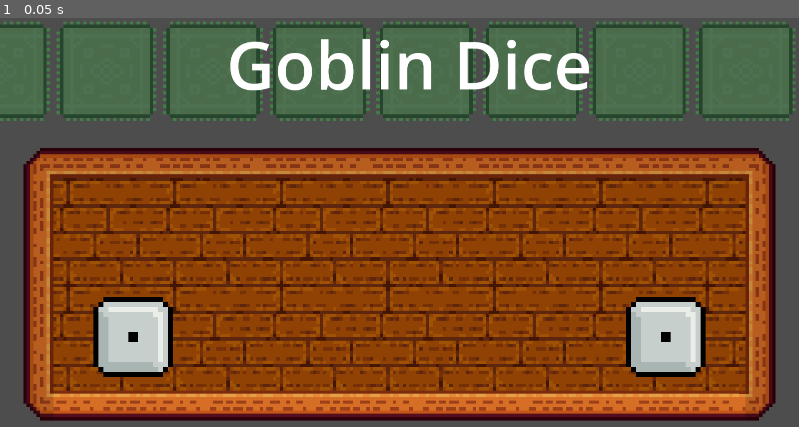
Above: before the commit, frame 1.
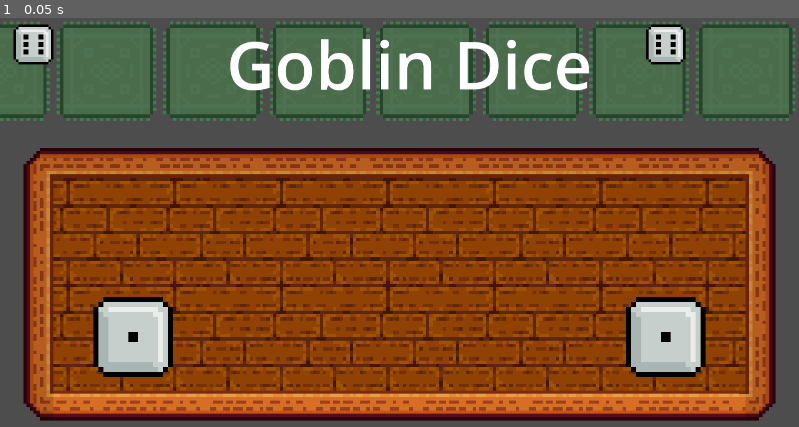
Above: after the commit, the same moment.

Repository: coal-rock/wolfjam24
Game: Godot game, scene res://scenes/battle.tscn
Same seed, same stepped clock (60 frames per second), same inputs: the game is played once before the commit and once after it.
Inputs:
- Up to frame 1 (0.05 s): no input

The runs differ from the first frame. In frame 1, 0.9% of the frame differs, in the area x 1-86%, y 1-12%.

Commit message:
i don't even remember what i did atp

Diff:
--- a/scripts/battle.gd
+++ b/scripts/battle.gd
@@ -60,17 +60,21 @@
 		print("BOTH ROLL")
 		dice1.is_rolled = false
 		dice2.is_rolled = false
-		timer.wait_time = 1.0
+		timer.wait_time = 0.5
 		timer.one_shot = true
 		timer.start()
 
 		if dice1.last_roll == 6 && dice2.last_roll == 6:
 			print("implement")
+			dice1.event_counter = 0
+			dice2.event_counter = 0
 			return
 
 		# if both are the same do qte
 		if dice1.spr.frame == dice2.spr.frame && dice1.score > 0 && dice2.score > 0:
 			qte_is_battle = false
+			dice1.event_counter = 0
+			dice2.event_counter = 0
 			await get_tree().create_timer(0.5).timeout
 			$AudioStreamPlayer2D.stream = qte_start
 			$AudioStreamPlayer2D.play()
@@ -79,12 +83,19 @@
 
 		if dice1.spr.frame == 5:
 			roller = dice1
+			roller.event_counter = 0
 			start_battle()
 		if dice2.spr.frame == 5:
 			roller = dice2
+			roller.event_counter = 0
 			start_battle()
 
 func start_battle():
+#	prevent input
+	timer.wait_time = 2
+	timer.one_shot = true
+	timer.start()
+
 	qte_is_battle = true
 	await get_tree().create_timer(0.5).timeout
 	$AudioStreamPlayer2D.stream = battle_start
@@ -93,6 +104,12 @@
 	start_qte(preload("res://irl_qte.tscn"))
 
 func start_qte(scene):
+#	prevent input
+	timer.wait_time = 2
+	timer.one_shot = true
+	timer.start()
+
+
 	change_state(GameState.QTE)
 	$BattleText.visible = true
 	await get_tree().create_timer(2).timeout
@@ -113,9 +130,11 @@
 			roller.score += 1
 	else:
 		if whoWon == dice1:
-			dice2.score -=1
+			dice2.score -= 1
+			dice1.score += 1
 		else:
-			dice1.score -=1
+			dice1.score -= 1
+			dice2.score += 1
 
 func _on_ready() -> void:
 	handle_roll(dice1)
--- a/scripts/dice_roller.gd
+++ b/scripts/dice_roller.gd
@@ -5,8 +5,9 @@
 @export var spr: Sprite2D;
 @onready var anim_spr = $AnimatedSprite2D
 @export var sides: int = 6;
-@export var score: int = 0;
+@export var score: int = 1;
 @export var last_roll: int = 0;
+
 var dice_roll_sound = preload("res://assets/sounds/dice_roll.wav")
 
 var bad_num_sound
@@ -14,6 +15,8 @@
 var best_num_sound
 
 var anim_count = 0
+
+var event_counter = 0
 
 func _ready() -> void:
 	spr = $Sprite2D
@@ -28,6 +31,12 @@
 		best_num_sound = preload("res://assets/sounds/hob_best_num.wav")
 
 func roll() -> int:
+#	weight dice after two boring roll
+	if event_counter >= 2:
+		var rand = (randi() % (sides / 2) + 1) * 2
+		print("weight: ", rand)
+		return rand
+
 	return randi() % sides + 1
 
 func update_die() -> void:
@@ -49,6 +58,7 @@
 		var roll: int = roll()
 		spr.frame = roll - 1
 		is_rolled = true
+		event_counter += 1
 
 		if roll == 6:
 			$AudioStreamPlayer2D.stream = best_num_sound
@@ -57,8 +67,6 @@
 			$AudioStreamPlayer2D.stream = bad_num_sound
 			$AudioStreamPlayer2D.play()
 
-
-
 		spr.visible = true
 		anim_spr.visible = false
 		anim_count = 0
